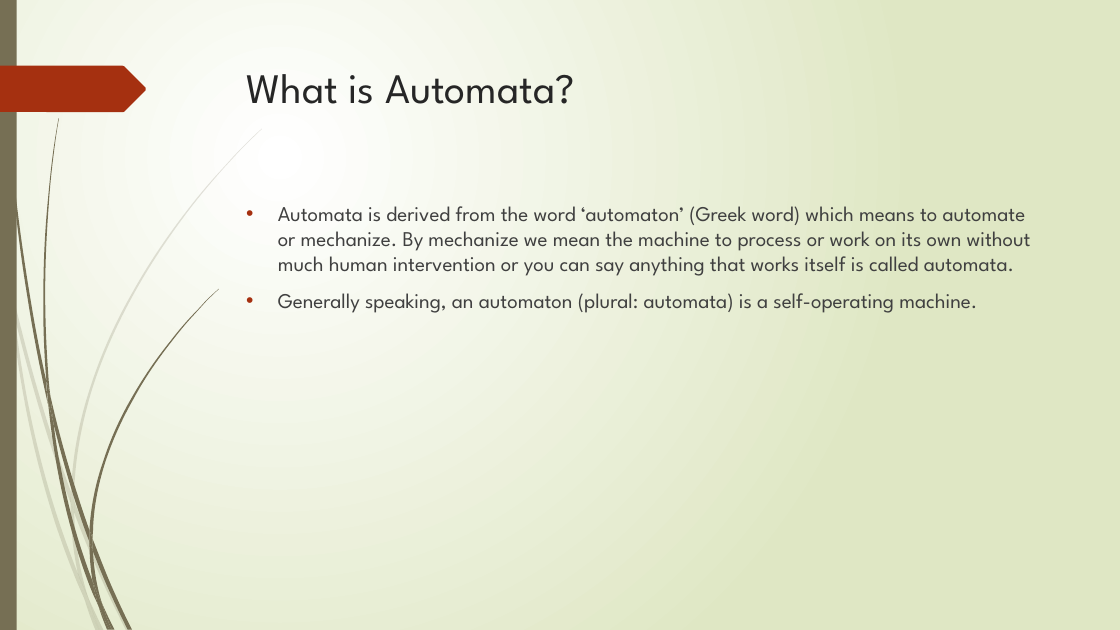
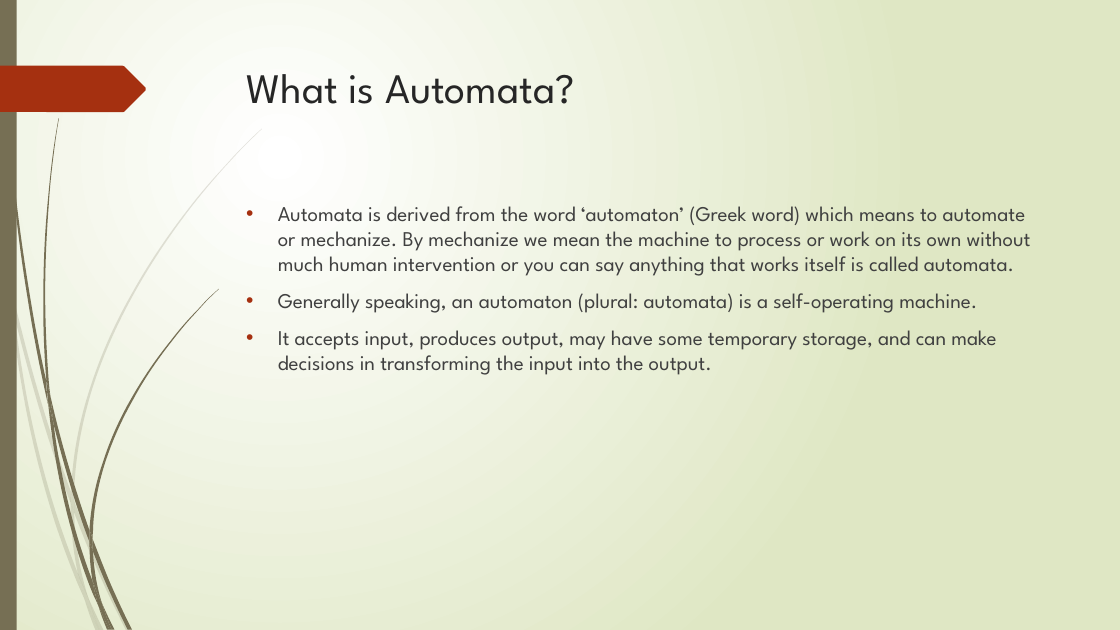
Before and after one commit to Federal-Urdu-University/Theory-of-Automata, a slide deck: slide 5 of Chap-1.pptx. Drawn at 1120x630 pixels with LibreOffice and Linux fonts; fonts in the diff are those of the drawing. Boxes give left, top, right and bottom in pixels: in the first picture for what was removed or moved away, otherwise in the second. Text is boxed around its words. In the diff, an @@ line names an element or a change of style, - is before the commit and + after.

```diff
--- a/Chap-1.pptx
+++ b/Chap-1.pptx
@@ text at (x1=278, y1=330, x2=996, y2=375): paragraph added @@
+• It accepts input, produces output, may have some temporary storage, and can make decisions in transforming the input into the output.
```
Also in this commit, not shown: 5 other slides changed, 1 slide added, 3 other files.
